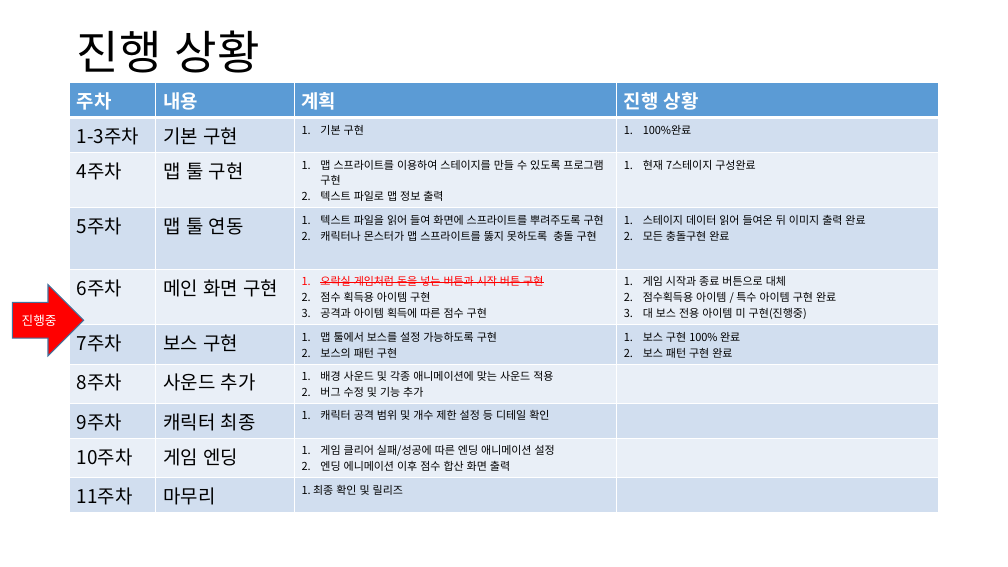
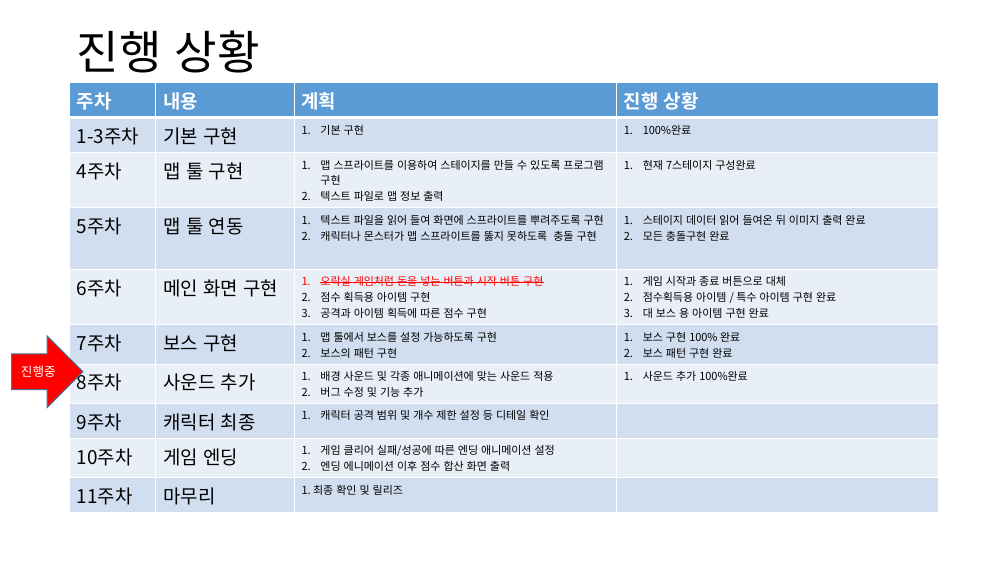
Before and after one commit to NadanKim/BubbleBobble_Copy, a slide deck: slide 4 of 2013180003 김나단 3차발표 ppt.pptx. Drawn at 1008x567 pixels with LibreOffice and Linux fonts; fonts in the diff are those of the drawing. Boxes give left, top, right and bottom in pixels: in the first picture for what was removed or moved away, otherwise in the second. Text is boxed around its words. In the diff, an @@ line names an element or a change of style, - is before the commit and + after.

```diff
--- a/2013180003 김나단 3차발표 ppt.pptx
+++ b/2013180003 김나단 3차발표 ppt.pptx
@@ table at (70,82,939,509) @@
-row 5, column 4: 게임 시작과 종료 버튼으로 대체 / 점수획득용 아이템 / 특수 아이템 구현 완료 / 대 보스 전용 아이템 미 구현(진행중)
+row 5, column 4: 게임 시작과 종료 버튼으로 대체 / 점수획득용 아이템 / 특수 아이템 구현 완료 / 대 보스 용 아이템 구현 완료
-row 7, column 4: 
+row 7, column 4: 사운드 추가 100%완료
@@ right arrow "진행중": place and size @@
-right arrow "진행중" at (12,284,83,355)
+right arrow "진행중" at (11,336,82,407)
```
Also in this commit, not shown: 3 other files.
